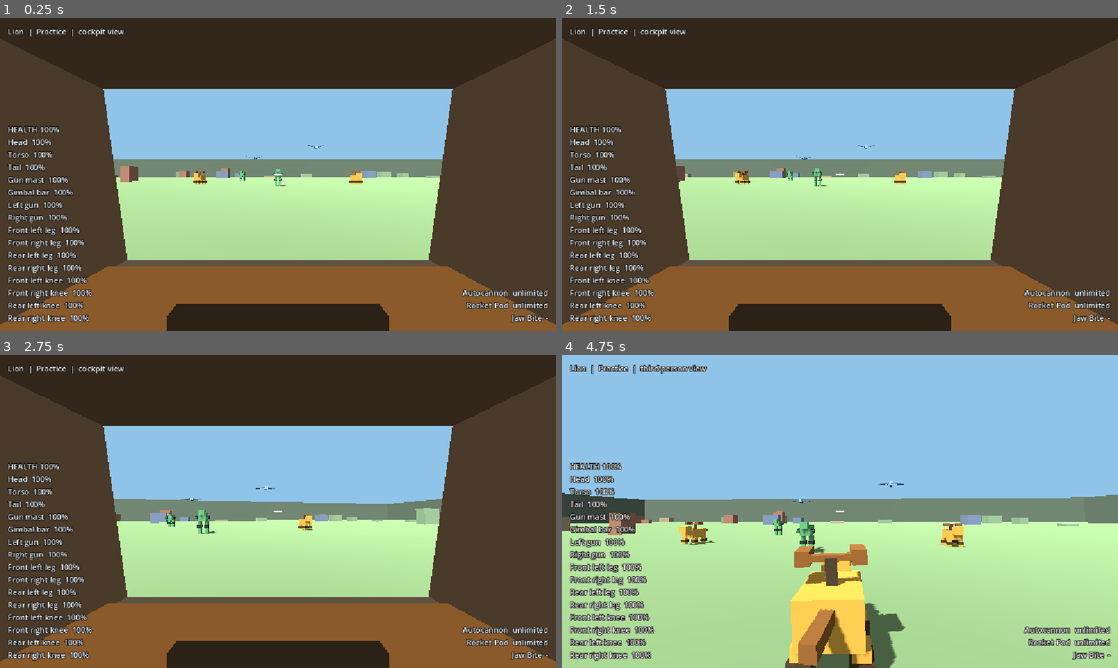
Above: before the commit, frames 1-4 (two rows, left to right).
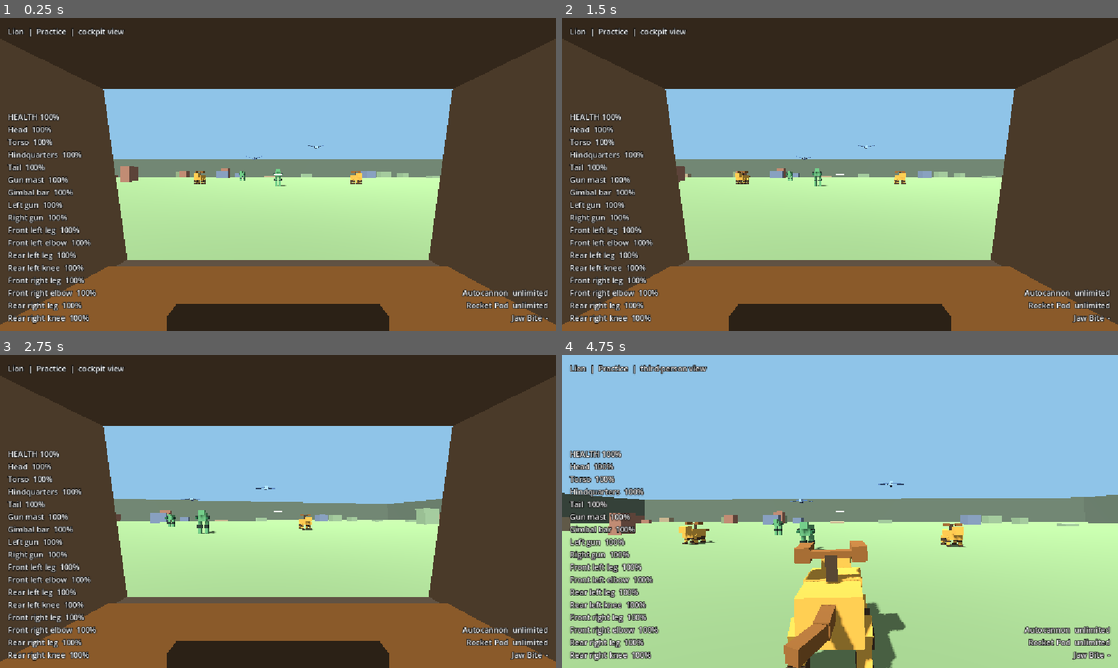
Above: after the commit, the same moments.

Repository: jacksonhcnz/animalmechcombatgame
Game: Godot game, scene res://scenes/test_range.tscn
Two runs of this game, one before a commit and one after it. Both use one fixed random seed, a clock stepped at 60 frames per second and the inputs below.
Inputs (mouse positions are in pixels of both pictures, inside the frame that each line leads up to):
- Up to frame 1 (0.25 s): no input
- Up to frame 2 (1.5 s): tap Enter at 0.5 s; move the mouse to (962, 158) at 0.52 s; hold E (strafe_right) 0.53-1.28 s; tap Space (ascend) at 0.6 s; click (962, 158) at 0.67 s; move the mouse to (812, 174) at 1.27 s; hold W (move_forward) from 1.28 s (still down); tap Z (center_aim) at 1.35 s
- Up to frame 3 (2.75 s): keep holding W (move_forward); move the mouse to (289, 505) at 2.02 s; hold F (fire_melee) from 2.03 s (still down)
- Up to frame 4 (4.75 s): keep holding W (move_forward); move the mouse to (834, 517) at 2.77 s; release F (fire_melee) at 2.78 s; click (834, 517) at 2.85 s; move the mouse to (878, 514) at 3.52 s; hold Right mouse button (fire_secondary) 3.53-4.28 s; move the mouse to (795, 508) at 4.27 s; tap C (toggle_view) at 4.35 s

The runs differ from the first frame. In frame 1, 1.4% of the frame differs, in the area x 1-66%, y 30-94%; in frame 2, 1.4%; in frame 3, 1.4%; in frame 4, 4.1%, in the area x 1-73%, y 30-100%.

Commit message:
Give the lion a skeleton: segmented legs, flexing spine and a whipping tail
Front legs are shoulder blade, upper arm, elbow, forearm and paw; rear legs are thigh,
knee, shin and foot. The joints fold to lift each foot during the swing, the shoulder blade
slides with the stride, the spine twists between chest and hindquarters, and the tail has
two segments. Visible-only pieces use the new damage_to key so damage and the HUD still
see the same parts as before.

Co-Authored-By: Claude Sonnet 5.5 <noreply@anthropic.com>
Claude-Session: https://claude.ai/code/session_016ZAQzFNjMzKqDtLtG2bAjQ

Diff:
--- a/data/mechs/lion.json
+++ b/data/mechs/lion.json
@@ -2,7 +2,11 @@
 	"id": "lion",
 	"name": "Lion",
 	"movement": "ground",
-	"palette": { "primary": "#d9a441", "accent": "#8a5a2b", "dark": "#4a3a2a" },
+	"palette": {
+		"primary": "#d9a441",
+		"accent": "#8a5a2b",
+		"dark": "#4a3a2a"
+	},
 	"base": {
 		"speed": 14.0,
 		"turn_rate": 1.6,
@@ -11,14 +15,40 @@
 		"pitch_min_deg": -35.0,
 		"pitch_max_deg": 30.0
 	},
-	"collider": { "size": [4.4, 4.8, 8.6], "center": [0.0, 2.4, 0.0] },
-	"cockpit": [0.0, 0.3, -0.2],
-	"cockpit_frame": { "window": [1.25, 0.64], "distance": 1.0, "pillar_tilt_deg": 8.0, "console_height": 0.2 },
-	"third_person": { "height": 4.0, "distance": 18.0 },
+	"collider": {
+		"size": [
+			4.4,
+			4.8,
+			8.6
+		],
+		"center": [
+			0.0,
+			2.4,
+			0.0
+		]
+	},
+	"cockpit": [
+		0.0,
+		0.3,
+		-0.2
+	],
+	"cockpit_frame": {
+		"window": [
+			1.25,
+			0.64
+		],
+		"distance": 1.0,
+		"pillar_tilt_deg": 8.0,
+		"console_height": 0.2
+	},
+	"third_person": {
+		"height": 4.0,
+		"distance": 18.0
+	},
 	"animation": {
 		"stride_length": 11.0,
-		"bob_m": 0.1,
-		"stalk_drop_m": 0.25,
+		"bob_m": 0.08,
+		"stalk_drop_m": 0.05,
 		"sway_yaw_deg": 3.0,
 		"sway_roll_deg": 2.0,
 		"sway_pitch_deg": 1.5,
@@ -28,34 +58,37 @@
 		"death_roll_deg": 8.0
 	},
 	"parts": [
-		{ "id": "head", "name": "Head", "kind": "head", "health": 70, "fatal": true, "tone": "primary", "size": [2.2, 2.0, 2.4], "pos": [0.0, 4.6, -3.9] },
-		{ "id": "torso", "name": "Torso", "kind": "torso", "health": 180, "fatal": true, "tone": "primary", "size": [3.6, 2.6, 6.0], "pos": [0.0, 3.4, 0.0] },
-		{ "id": "tail", "name": "Tail", "kind": "tail", "health": 40, "tone": "accent", "size": [0.7, 0.7, 3.0], "pos": [0.0, 3.9, 4.5],
-			"anim": { "pivot": [0.0, 3.9, 3.0], "walk": { "axis": "y", "deg": 22.0, "phase": 0.6 } } },
-		{ "id": "mast", "name": "Gun mast", "kind": "mast", "health": 60, "tone": "dark", "size": [0.7, 1.6, 0.7], "pos": [0.0, 5.5, 0.4],
-			"anim": { "pivot": [0.0, 4.7, 0.4], "aim": "yaw" } },
-		{ "id": "crossbar", "name": "Gimbal bar", "kind": "gimbal", "parent": "mast", "health": 50, "tone": "accent", "size": [3.6, 0.4, 0.6], "pos": [0.0, 6.3, 0.4],
-			"anim": { "pivot": [0.0, 6.3, 0.4], "aim": "pitch" } },
-		{ "id": "pod_l", "name": "Left gun", "kind": "pod", "parent": "crossbar", "health": 40, "tone": "accent", "size": [0.9, 0.9, 2.4], "pos": [-1.7, 6.3, -0.4] },
-		{ "id": "pod_r", "name": "Right gun", "kind": "pod", "parent": "crossbar", "health": 40, "tone": "accent", "size": [0.9, 0.9, 2.4], "pos": [1.7, 6.3, -0.4] },
-
-		{ "id": "leg_fl", "name": "Front left leg", "kind": "leg", "health": 90, "tone": "primary", "size": [1.0, 2.1, 1.2], "pos": [-1.6, 1.05, -2.0], "on_disabled": { "speed_mult": 0.8 },
-			"anim": { "pivot": [-1.6, 2.1, -2.0], "walk": { "axis": "x", "deg": 26.0, "phase": 0.25 } } },
-		{ "id": "leg_fr", "name": "Front right leg", "kind": "leg", "health": 90, "tone": "primary", "size": [1.0, 2.1, 1.2], "pos": [1.6, 1.05, -2.0], "on_disabled": { "speed_mult": 0.8 },
-			"anim": { "pivot": [1.6, 2.1, -2.0], "walk": { "axis": "x", "deg": 26.0, "phase": 0.75 } } },
-		{ "id": "leg_rl", "name": "Rear left leg", "kind": "leg", "health": 90, "tone": "primary", "size": [1.0, 2.1, 1.2], "pos": [-1.6, 1.05, 2.0], "on_disabled": { "speed_mult": 0.8 },
-			"anim": { "pivot": [-1.6, 2.1, 2.0], "walk": { "axis": "x", "deg": 26.0, "phase": 0.0 } } },
-		{ "id": "leg_rr", "name": "Rear right leg", "kind": "leg", "health": 90, "tone": "primary", "size": [1.0, 2.1, 1.2], "pos": [1.6, 1.05, 2.0], "on_disabled": { "speed_mult": 0.8 },
-			"anim": { "pivot": [1.6, 2.1, 2.0], "walk": { "axis": "x", "deg": 26.0, "phase": 0.5 } } },
-
-		{ "id": "knee_fl", "name": "Front left knee", "kind": "joint", "joint": true, "parent": "leg_fl", "health": 40, "tone": "dark", "size": [1.3, 0.8, 1.5], "pos": [-1.6, 1.0, -2.0], "on_disabled": { "speed_mult": 0.85, "turn_mult": 0.9 } },
-		{ "id": "knee_fr", "name": "Front right knee", "kind": "joint", "joint": true, "parent": "leg_fr", "health": 40, "tone": "dark", "size": [1.3, 0.8, 1.5], "pos": [1.6, 1.0, -2.0], "on_disabled": { "speed_mult": 0.85, "turn_mult": 0.9 } },
-		{ "id": "knee_rl", "name": "Rear left knee", "kind": "joint", "joint": true, "parent": "leg_rl", "health": 40, "tone": "dark", "size": [1.3, 0.8, 1.5], "pos": [-1.6, 1.0, 2.0], "on_disabled": { "speed_mult": 0.85, "turn_mult": 0.9 } },
-		{ "id": "knee_rr", "name": "Rear right knee", "kind": "joint", "joint": true, "parent": "leg_rr", "health": 40, "tone": "dark", "size": [1.3, 0.8, 1.5], "pos": [1.6, 1.0, 2.0], "on_disabled": { "speed_mult": 0.85, "turn_mult": 0.9 } }
+		{"id": "head", "name": "Head", "kind": "head", "health": 70, "fatal": true, "tone": "primary", "size": [2.2, 2.0, 2.4], "pos": [0.0, 4.6, -3.9]},
+		{"id": "torso", "name": "Torso", "kind": "torso", "health": 100, "fatal": true, "tone": "primary", "size": [3.6, 2.6, 3.2], "pos": [0.0, 3.4, -1.4]},
+		{"id": "hips", "name": "Hindquarters", "kind": "torso", "parent": "torso", "health": 80, "fatal": true, "tone": "primary", "size": [3.4, 2.5, 2.8], "pos": [0.0, 3.35, 1.6], "on_disabled": {"speed_mult": 0.9, "turn_mult": 0.9}, "anim": {"pivot": [0.0, 3.4, 0.2], "walk": {"axis": "y", "deg": 4.0, "phase": 0.5}}},
+		{"id": "tail", "name": "Tail", "kind": "tail", "parent": "hips", "health": 40, "tone": "accent", "size": [0.7, 0.7, 1.8], "pos": [0.0, 3.9, 3.9], "anim": {"pivot": [0.0, 3.9, 3.0], "walk": {"axis": "y", "deg": 14.0, "phase": 0.6}}},
+		{"id": "tail_tip", "name": "Tail tip", "kind": "tail", "parent": "tail", "damage_to": "tail", "tone": "accent", "size": [0.6, 0.6, 1.8], "pos": [0.0, 3.9, 5.7], "anim": {"pivot": [0.0, 3.9, 4.8], "walk": {"axis": "y", "deg": 22.0, "phase": 0.8}}},
+		{"id": "mast", "name": "Gun mast", "kind": "mast", "health": 60, "tone": "dark", "size": [0.7, 1.6, 0.7], "pos": [0.0, 5.5, 0.4], "anim": {"pivot": [0.0, 4.7, 0.4], "aim": "yaw"}},
+		{"id": "crossbar", "name": "Gimbal bar", "kind": "gimbal", "parent": "mast", "health": 50, "tone": "accent", "size": [3.6, 0.4, 0.6], "pos": [0.0, 6.3, 0.4], "anim": {"pivot": [0.0, 6.3, 0.4], "aim": "pitch"}},
+		{"id": "pod_l", "name": "Left gun", "kind": "pod", "parent": "crossbar", "health": 40, "tone": "accent", "size": [0.9, 0.9, 2.4], "pos": [-1.7, 6.3, -0.4]},
+		{"id": "pod_r", "name": "Right gun", "kind": "pod", "parent": "crossbar", "health": 40, "tone": "accent", "size": [0.9, 0.9, 2.4], "pos": [1.7, 6.3, -0.4]},
+		{"id": "scapula_fl", "name": "Shoulder blade", "kind": "limb", "tone": "primary", "size": [0.8, 1.342, 0.8], "pos": [-1.4, 3.5, -1.6], "rot_deg": [-153.435, 0.0, 0.0], "parent": "torso", "damage_to": "leg_fl", "anim": {"pivot": [-1.4, 4.1, -1.3], "walk": {"axis": "x", "deg": 9.0, "phase": 0.25}}},
+		{"id": "leg_fl", "name": "Front left leg", "kind": "leg", "tone": "primary", "size": [0.95, 1.476, 0.95], "pos": [-1.6, 2.25, -1.55], "rot_deg": [151.699, 0.0, 0.0], "parent": "scapula_fl", "health": 90, "on_disabled": {"speed_mult": 0.8}, "anim": {"pivot": [-1.6, 2.9, -1.9], "walk": {"axis": "x", "deg": 24.0, "phase": 0.25}}},
+		{"id": "knee_fl", "name": "Front left elbow", "kind": "joint", "joint": true, "parent": "leg_fl", "health": 40, "tone": "dark", "size": [1.15, 0.9, 1.0], "pos": [-1.65, 1.6, -1.2], "on_disabled": {"speed_mult": 0.85, "turn_mult": 0.9}},
+		{"id": "forearm_fl", "name": "Forearm", "kind": "limb", "tone": "primary", "size": [0.8, 1.188, 0.8], "pos": [-1.65, 1.025, -1.35], "rot_deg": [-165.379, 0.0, 0.0], "parent": "knee_fl", "damage_to": "leg_fl", "anim": {"pivot": [-1.65, 1.6, -1.2], "walk": {"axis": "x", "deg": -42.0, "phase": 0.5, "rectify": true}}},
+		{"id": "paw_fl", "name": "Paw", "kind": "limb", "parent": "forearm_fl", "damage_to": "leg_fl", "tone": "dark", "size": [0.95, 0.45, 1.3], "pos": [-1.65, 0.22, -1.75], "anim": {"pivot": [-1.65, 0.45, -1.5], "walk": {"axis": "x", "deg": 30.0, "phase": 0.5, "rectify": true}}},
+		{"id": "leg_rl", "name": "Rear left leg", "kind": "leg", "tone": "primary", "size": [1.1, 1.5, 1.1], "pos": [-1.6, 2.3, 1.85], "rot_deg": [-143.13, 0.0, 0.0], "parent": "hips", "health": 90, "on_disabled": {"speed_mult": 0.8}, "anim": {"pivot": [-1.6, 2.9, 2.3], "walk": {"axis": "x", "deg": 24.0, "phase": 0.0}}},
+		{"id": "knee_rl", "name": "Rear left knee", "kind": "joint", "joint": true, "parent": "leg_rl", "health": 40, "tone": "dark", "size": [1.2, 0.9, 1.0], "pos": [-1.7, 1.7, 1.4], "on_disabled": {"speed_mult": 0.85, "turn_mult": 0.9}},
+		{"id": "shin_rl", "name": "Shin", "kind": "limb", "tone": "primary", "size": [0.8, 1.401, 0.8], "pos": [-1.7, 1.125, 1.8], "rot_deg": [145.176, 0.0, 0.0], "parent": "knee_rl", "damage_to": "leg_rl", "anim": {"pivot": [-1.7, 1.7, 1.4], "walk": {"axis": "x", "deg": -38.0, "phase": 0.25, "rectify": true}}},
+		{"id": "foot_rl", "name": "Foot", "kind": "limb", "parent": "shin_rl", "damage_to": "leg_rl", "tone": "dark", "size": [0.95, 0.5, 1.6], "pos": [-1.7, 0.25, 1.75], "anim": {"pivot": [-1.7, 0.55, 2.2], "walk": {"axis": "x", "deg": 30.0, "phase": 0.25, "rectify": true}}},
+		{"id": "scapula_fr", "name": "Shoulder blade", "kind": "limb", "tone": "primary", "size": [0.8, 1.342, 0.8], "pos": [1.4, 3.5, -1.6], "rot_deg": [-153.435, 0.0, 0.0], "parent": "torso", "damage_to": "leg_fr", "anim": {"pivot": [1.4, 4.1, -1.3], "walk": {"axis": "x", "deg": 9.0, "phase": 0.75}}},
+		{"id": "leg_fr", "name": "Front right leg", "kind": "leg", "tone": "primary", "size": [0.95, 1.476, 0.95], "pos": [1.6, 2.25, -1.55], "rot_deg": [151.699, 0.0, 0.0], "parent": "scapula_fr", "health": 90, "on_disabled": {"speed_mult": 0.8}, "anim": {"pivot": [1.6, 2.9, -1.9], "walk": {"axis": "x", "deg": 24.0, "phase": 0.75}}},
+		{"id": "knee_fr", "name": "Front right elbow", "kind": "joint", "joint": true, "parent": "leg_fr", "health": 40, "tone": "dark", "size": [1.15, 0.9, 1.0], "pos": [1.65, 1.6, -1.2], "on_disabled": {"speed_mult": 0.85, "turn_mult": 0.9}},
+		{"id": "forearm_fr", "name": "Forearm", "kind": "limb", "tone": "primary", "size": [0.8, 1.188, 0.8], "pos": [1.65, 1.025, -1.35], "rot_deg": [-165.379, 0.0, 0.0], "parent": "knee_fr", "damage_to": "leg_fr", "anim": {"pivot": [1.65, 1.6, -1.2], "walk": {"axis": "x", "deg": -42.0, "phase": 1.0, "rectify": true}}},
+		{"id": "paw_fr", "name": "Paw", "kind": "limb", "parent": "forearm_fr", "damage_to": "leg_fr", "tone": "dark", "size": [0.95, 0.45, 1.3], "pos": [1.65, 0.22, -1.75], "anim": {"pivot": [1.65, 0.45, -1.5], "walk": {"axis": "x", "deg": 30.0, "phase": 1.0, "rectify": true}}},
+		{"id": "leg_rr", "name": "Rear right leg", "kind": "leg", "tone": "primary", "size": [1.1, 1.5, 1.1], "pos": [1.6, 2.3, 1.85], "rot_deg": [-143.13, 0.0, 0.0], "parent": "hips", "health": 90, "on_disabled": {"speed_mult": 0.8}, "anim": {"pivot": [1.6, 2.9, 2.3], "walk": {"axis": "x", "deg": 24.0, "phase": 0.5}}},
+		{"id": "knee_rr", "name": "Rear right knee", "kind": "joint", "joint": true, "parent": "leg_rr", "health": 40, "tone": "dark", "size": [1.2, 0.9, 1.0], "pos": [1.7, 1.7, 1.4], "on_disabled": {"speed_mult": 0.85, "turn_mult": 0.9}},
+		{"id": "shin_rr", "name": "Shin", "kind": "limb", "tone": "primary", "size": [0.8, 1.401, 0.8], "pos": [1.7, 1.125, 1.8], "rot_deg": [145.176, 0.0, 0.0], "parent": "knee_rr", "damage_to": "leg_rr", "anim": {"pivot": [1.7, 1.7, 1.4], "walk": {"axis": "x", "deg": -38.0, "phase": 0.75, "rectify": true}}},
+		{"id": "foot_rr", "name": "Foot", "kind": "limb", "parent": "shin_rr", "damage_to": "leg_rr", "tone": "dark", "size": [0.95, 0.5, 1.6], "pos": [1.7, 0.25, 1.75], "anim": {"pivot": [1.7, 0.55, 2.2], "walk": {"axis": "x", "deg": 30.0, "phase": 0.75, "rectify": true}}}
 	],
 	"mounts": [
-		{ "id": "gun_l", "part": "pod_l", "weapon": "autocannon" },
-		{ "id": "gun_r", "part": "pod_r", "weapon": "rocket_pod" },
-		{ "id": "jaw", "part": "head", "weapon": "jaw_bite" }
+		{"id": "gun_l", "part": "pod_l", "weapon": "autocannon"},
+		{"id": "gun_r", "part": "pod_r", "weapon": "rocket_pod"},
+		{"id": "jaw", "part": "head", "weapon": "jaw_bite"}
 	]
 }
--- a/scripts/core/game_data.gd
+++ b/scripts/core/game_data.gd
@@ -162,7 +162,13 @@
 		var ptag := "%s part '%s'" % [tag, part.get("id", "?")]
 		if not str(part.get("name", "")).length() > 0:
 			p.append("%s: name is required" % ptag)
-		if float(part.get("health", 0.0)) <= 0.0:
+		if part.has("damage_to"):
+			var owner_part: Variant = part_ids.get(part["damage_to"])
+			if owner_part == null or owner_part.has("damage_to"):
+				p.append("%s: damage_to must name a part that has its own health" % ptag)
+			if part.get("fatal", false):
+				p.append("%s: a part with damage_to cannot be fatal" % ptag)
+		elif float(part.get("health", 0.0)) <= 0.0:
 			p.append("%s: health must be greater than 0" % ptag)
 		if not TONES.has(part.get("tone", "")):
 			p.append("%s: tone must be one of %s" % [ptag, TONES])
@@ -233,7 +239,7 @@
 			if not (motion.get("deg") is float or motion.get("deg") is int):
 				p.append("%s: %s.deg must be a number" % [ptag, motion_name])
 			for key in motion:
-				if not ["axis", "deg", "phase", "offset_deg", "droop_deg"].has(key):
+				if not ["axis", "deg", "phase", "offset_deg", "droop_deg", "rectify"].has(key):
 					p.append("%s: unknown %s setting '%s'" % [ptag, motion_name, key])
 
 		# A chain of parents must end somewhere, not loop back on itself.
--- a/scripts/mech/damage_model.gd
+++ b/scripts/mech/damage_model.gd
@@ -27,8 +27,12 @@
 	_rules = rules
 	_armor = maxf(0.01, float(mech_def.get("base", {}).get("armor", 1.0)))
 	for part in mech_def.get("parts", []):
+		_parts[part["id"]] = part
+		# A part with "damage_to" is only a visible piece of another part (a forearm, a paw):
+		# it has no health of its own, and hits on it count against that part.
+		if part.has("damage_to"):
+			continue
 		var hp := float(part["health"]) * rules.durability_mult
-		_parts[part["id"]] = part
 		health[part["id"]] = hp
 		max_health[part["id"]] = hp
 		_pool_max += hp
@@ -40,6 +44,7 @@
 ## Applies damage to a part. Returns what happened:
 ## { part, applied, disabled, destroyed }. "part" is the part that really took the damage.
 func apply_damage(part_id: String, amount: float) -> Dictionary:
+	part_id = resolve(part_id)
 	var result := {"part": part_id, "applied": 0.0, "disabled": false, "destroyed": false}
 	if _destroyed or amount <= 0.0 or not _parts.has(part_id):
 		return result
@@ -73,13 +78,23 @@
 	return result
 
 
+## The part that really owns a piece of the body: itself, or the part it stands in for.
+func resolve(part_id: String) -> String:
+	return _parts.get(part_id, {}).get("damage_to", part_id)
+
+
+## True for a visible piece that has no health of its own (see "damage_to").
+func is_cosmetic(part_id: String) -> bool:
+	return _parts.get(part_id, {}).has("damage_to")
+
+
 func is_destroyed() -> bool:
 	return _destroyed
 
 
 ## True if the part has no health left.
 func is_part_disabled(part_id: String) -> bool:
-	return _disabled.has(part_id)
+	return _disabled.has(resolve(part_id))
 
 
 ## True if the part is disabled, one of its joints is, or a part it hangs from is. A crippled limb cannot
@@ -104,6 +119,7 @@
 
 ## Remaining health of a part from 0 to 1. With location damage off this is the shared pool.
 func part_ratio(part_id: String) -> float:
+	part_id = resolve(part_id)
 	if not _rules.location_damage:
 		return total_ratio()
 	if not health.has(part_id):
--- a/scripts/mech/mech_animator.gd
+++ b/scripts/mech/mech_animator.gd
@@ -193,7 +193,12 @@
 
 ## Angle in radians of one motion at a point in the cycle.
 static func _motion_angle(motion: Dictionary, cycle: float, amplitude: float, factor: float) -> float:
-	var swing := float(motion["deg"]) * amplitude * sin(TAU * (cycle + float(motion.get("phase", 0.0))))
+	var wave := sin(TAU * (cycle + float(motion.get("phase", 0.0))))
+	# "rectify" keeps only the positive half of the wave: a limb that folds and then straightens,
+	# like a knee bending to lift the foot during the swing, and never bends the other way.
+	if motion.get("rectify", false):
+		wave = maxf(wave, 0.0)
+	var swing := float(motion["deg"]) * amplitude * wave
 	return deg_to_rad((float(motion.get("offset_deg", 0.0)) + swing) * factor)
 
 
--- a/scripts/ui/hud.gd
+++ b/scripts/ui/hud.gd
@@ -125,6 +125,8 @@
 	if _rules.location_damage:
 		for part in _mech.def["parts"]:
 			var id: String = part["id"]
+			if _mech.damage.is_cosmetic(id):
+				continue
 			var status := "OFFLINE" if _mech.damage.is_part_disabled(id) else "%d%%" % roundi(_mech.damage.part_ratio(id) * 100.0)
 			var crippled := " (crippled)" if _mech.damage.is_crippled(id) and not _mech.damage.is_part_disabled(id) else ""
 			lines.append("%s  %s%s" % [part["name"], status, crippled])
--- a/tests/animation_test.gd
+++ b/tests/animation_test.gd
@@ -147,6 +147,32 @@
 	_check(lion.rig.position.y < -0.1, "lion crouches while prowling (%.2f m)" % lion.rig.position.y)
 	lion.controls.throttle = 0.0
 
+	# Skeleton: each leg is a chain of segments that fold at the joints to lift the foot.
+	_check(lion.pivots["forearm_fl"].get_parent() == lion.pivots["knee_fl"], "the forearm hangs from the elbow")
+	_check(lion.pivots["knee_fl"].get_parent() == lion.pivots["leg_fl"], "the elbow hangs from the upper arm")
+	_check(lion.pivots["leg_fl"].get_parent() == lion.pivots["scapula_fl"], "the upper arm hangs from the shoulder blade")
+	_check(lion.pivots["foot_rl"].get_parent() == lion.pivots["shin_rl"], "the foot hangs from the shin")
+	lion.controls.throttle = 1.0
+	var most_fold := 0.0
+	var most_stretch := 0.0
+	var spine := 0.0
+	var blade := 0.0
+	for i in 120:
+		await physics_frame
+		most_fold = minf(most_fold, lion.pivots["forearm_fl"].rotation.x)
+		most_stretch = maxf(most_stretch, lion.pivots["forearm_fl"].rotation.x)
+		spine = maxf(spine, absf(lion.pivots["hips"].rotation.y))
+		blade = maxf(blade, absf(lion.pivots["scapula_fl"].rotation.x))
+	lion.controls.throttle = 0.0
+	_check(most_fold < deg_to_rad(-20.0), "the forearm folds to lift the paw (%.2f rad)" % most_fold)
+	_check(most_stretch < 0.001, "the forearm never bends the wrong way")
+	_check(spine > deg_to_rad(1.0), "the spine twists while walking (%.2f rad)" % spine)
+	_check(blade > deg_to_rad(3.0), "the shoulder blade swings with the stride (%.2f rad)" % blade)
+	var leg_before: float = lion.damage.health["leg_fl"]
+	lion.take_hit("paw_fl", 10.0)
+	_check(lion.damage.health["leg_fl"] < leg_before, "a hit on the paw counts against the leg it belongs to")
+	_check(lion.damage.is_cosmetic("paw_fl") and not lion.damage.health.has("paw_fl"), "the paw has no health of its own")
+
 	# Gimbal gun mount: the mast turns and the bar tilts with the aim; losing the mast knocks out both guns.
 	lion.aim_yaw = 0.5
 	lion.aim_pitch = 0.2
